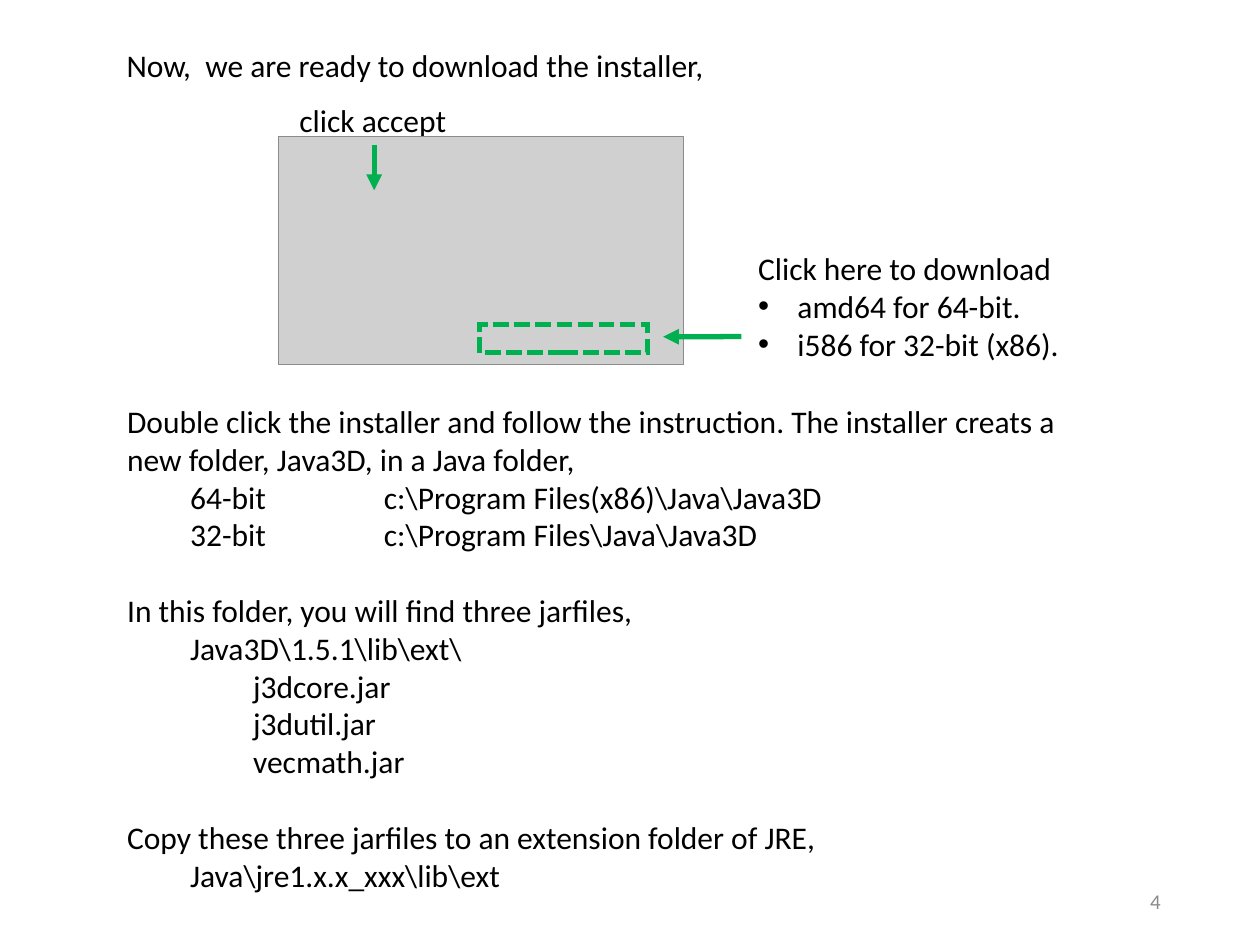
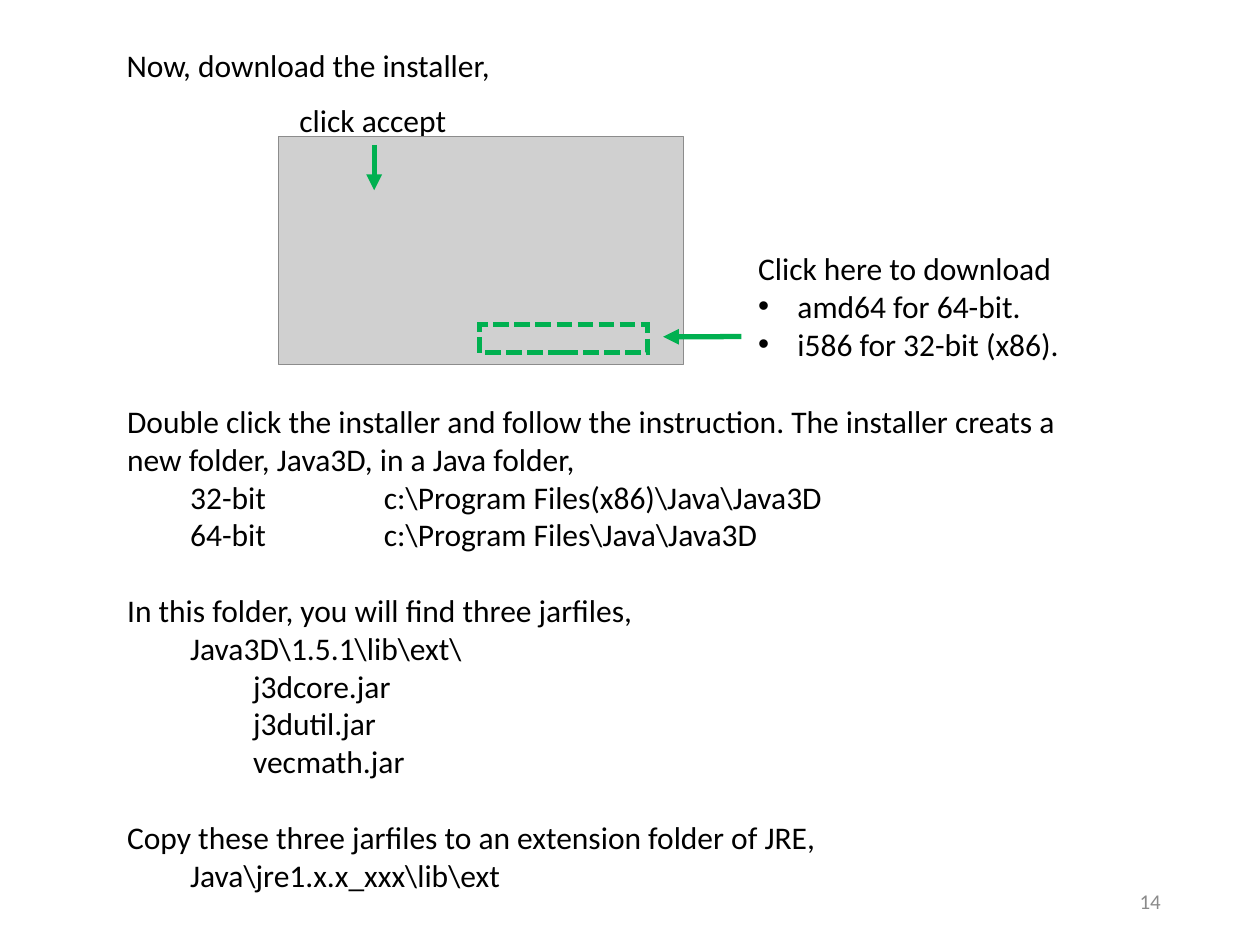
Before and after one commit to yagikiyoshi/sindo, a slide deck: slide 15 of doc/JSindo/install.pptx (slide 5 before the commit). Drawn at 1260x945 pixels with LibreOffice and Linux fonts; fonts in the diff are those of the drawing; grey boxes stand for pictures. Boxes give left, top, right and bottom in pixels: in the first picture for what was removed or moved away, otherwise in the second. Text is boxed around its words. In the diff, an @@ line names an element or a change of style, - is before the commit and + after.

```diff
--- a/doc/JSindo/install.pptx
+++ b/doc/JSindo/install.pptx
@@ text at (127,55,490,81): text changed @@
-Now, we are ready to download the installer,
+Now, download the installer,
@@ text at (190,486,822,552): text changed @@
-  64-bit c:\Program Files(x86)\Java\Java3D
-  32-bit c:\Program Files\Java\Java3D
+  32-bit c:\Program Files(x86)\Java\Java3D
+  64-bit c:\Program Files\Java\Java3D
@@ page number at (1140,895,1161,909): text changed @@
-4
+14
```
Also in this commit, not shown: 9 other slides changed, 7 slides added, 2 slides removed, 13 other files.
